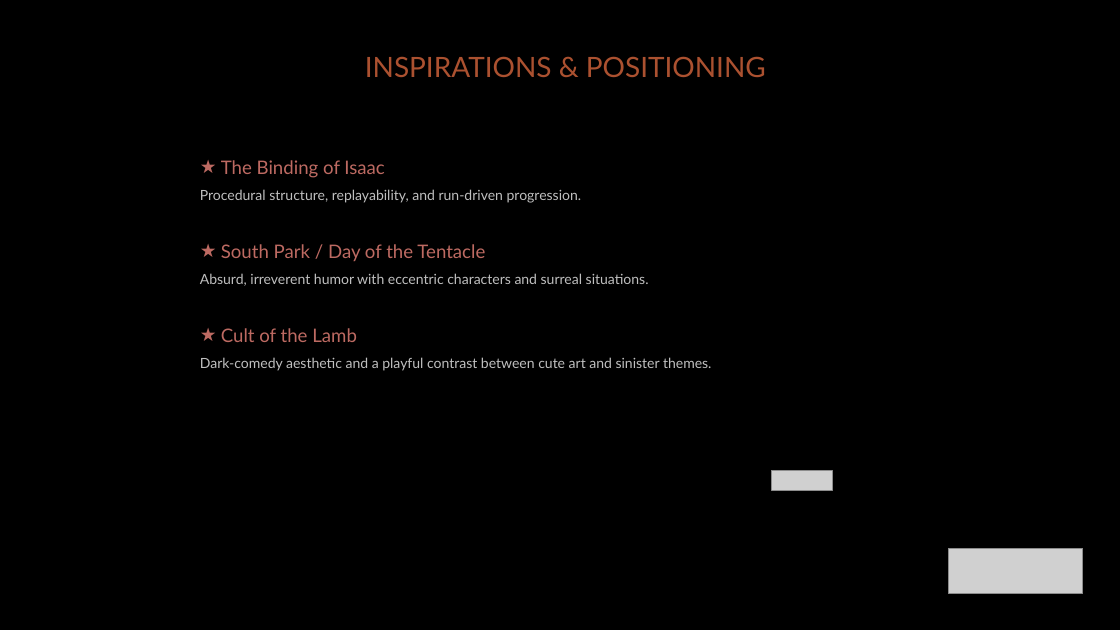
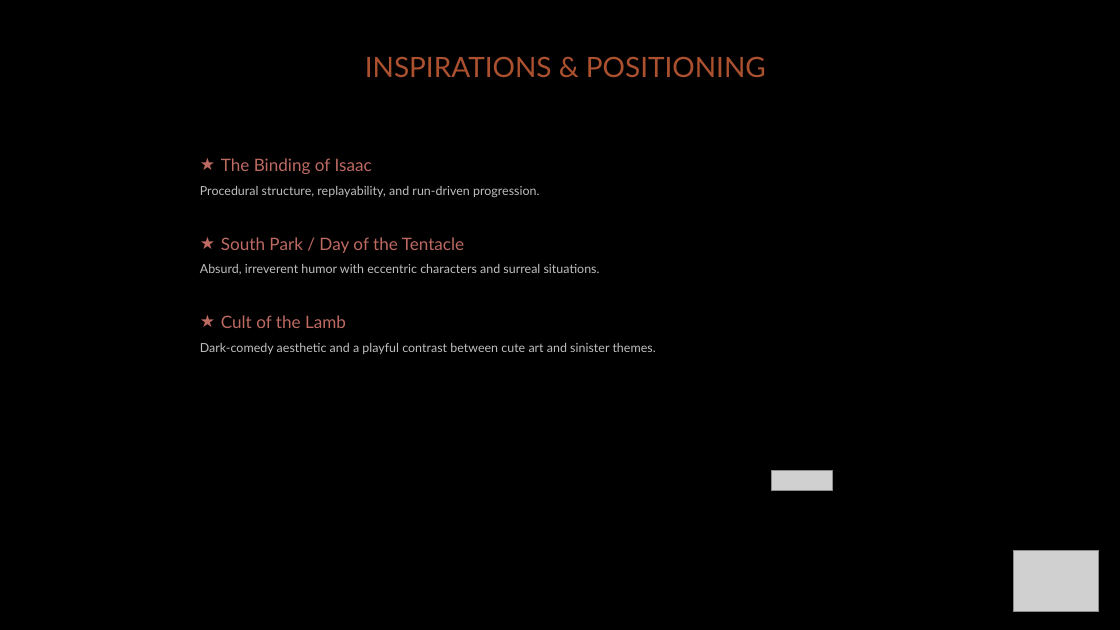
Before and after one commit to diegohcanepa/Remizione, a slide deck: slide 4 of Pitch Deck.pptx. Drawn at 1120x630 pixels with LibreOffice and Linux fonts; fonts in the diff are those of the drawing; grey boxes stand for pictures; background and template pictures are left out. Boxes give left, top, right and bottom in pixels: in the first picture for what was removed or moved away, otherwise in the second. Text is boxed around its words. In the diff, an @@ line names an element or a change of style, - is before the commit and + after.

```diff
--- a/Pitch Deck.pptx
+++ b/Pitch Deck.pptx
@@ text "The Binding of Isaac" at (200, 158, 656, 354): size 12 to 11 pt in "The Binding of Isaac", "South Park / Day of the Tentacle", "Cult of the Lamb"; size 9 to 8 pt in "Procedural structure, replayability, and run-driven progress ...", "Absurd, irreverent humor with eccentric characters and ...", "Dark-comedy aesthetic and a playful contrast between ..." @@
@@ picture removed at (949, 548, 1083, 594) @@
@@ picture added at (1014, 550, 1099, 612) @@
```
Also in this commit, not shown: 12 other slides changed, 1 slide removed, 18 other files.
